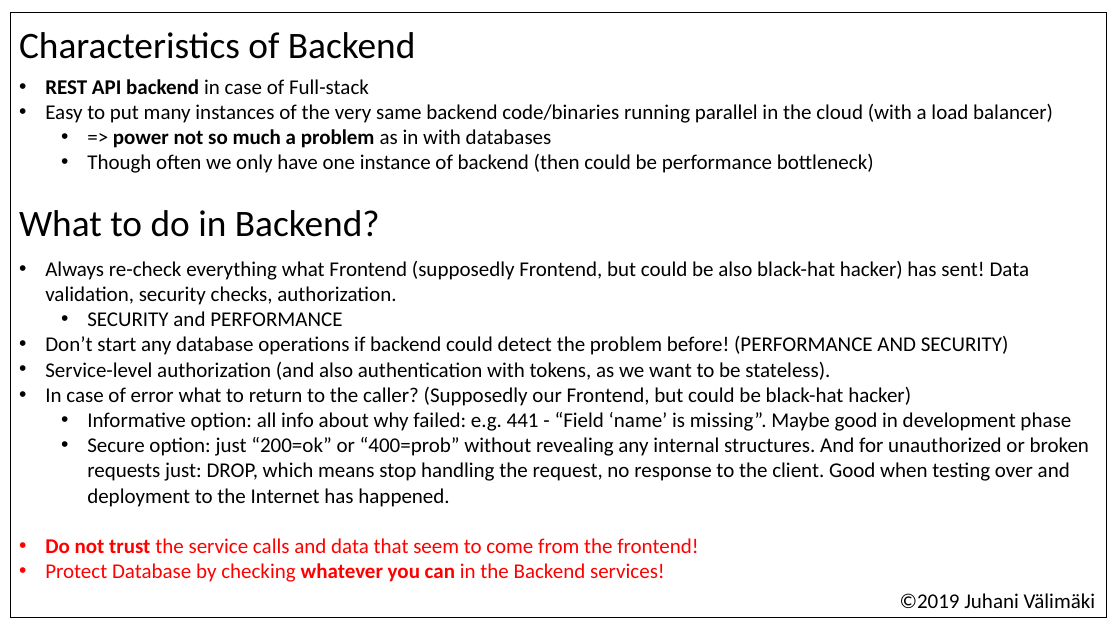
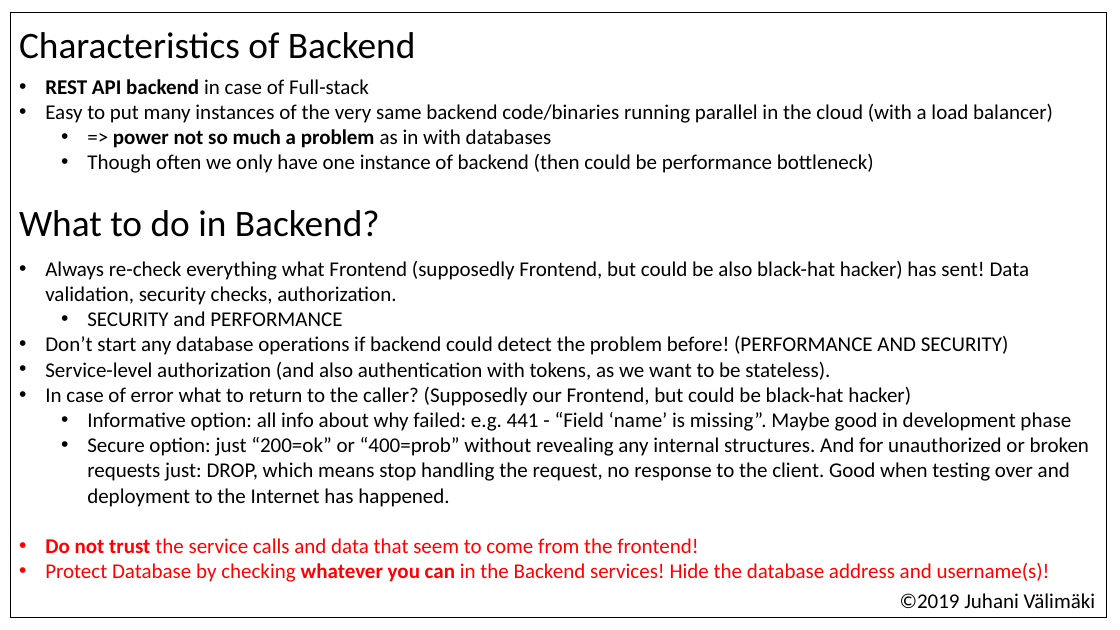
Before and after one commit to valju/docs_backend_design, a slide deck: slide 4 of WhatToDoInFrontBackAndDB_usability_performance_security/What to check where in full-stack.pptx. Drawn at 1120x630 pixels with LibreOffice and Linux fonts; fonts in the diff are those of the drawing. Boxes give left, top, right and bottom in pixels: in the first picture for what was removed or moved away, otherwise in the second. Text is boxed around its words. In the diff, an @@ line names an element or a change of style, - is before the commit and + after.

```diff
--- a/WhatToDoInFrontBackAndDB_usability_performance_security/What to check where in full-stack.pptx
+++ b/WhatToDoInFrontBackAndDB_usability_performance_security/What to check where in full-stack.pptx
@@ text in rectangle at bbox=[45, 563, 1050, 582]: text changed @@
-• Protect Database by checking whatever you can in the Backend services!
+• Protect Database by checking whatever you can in the Backend services! Hide the database address and username(s)!
```
Also in this commit, not shown: 2 other slides changed, 1 other file.
